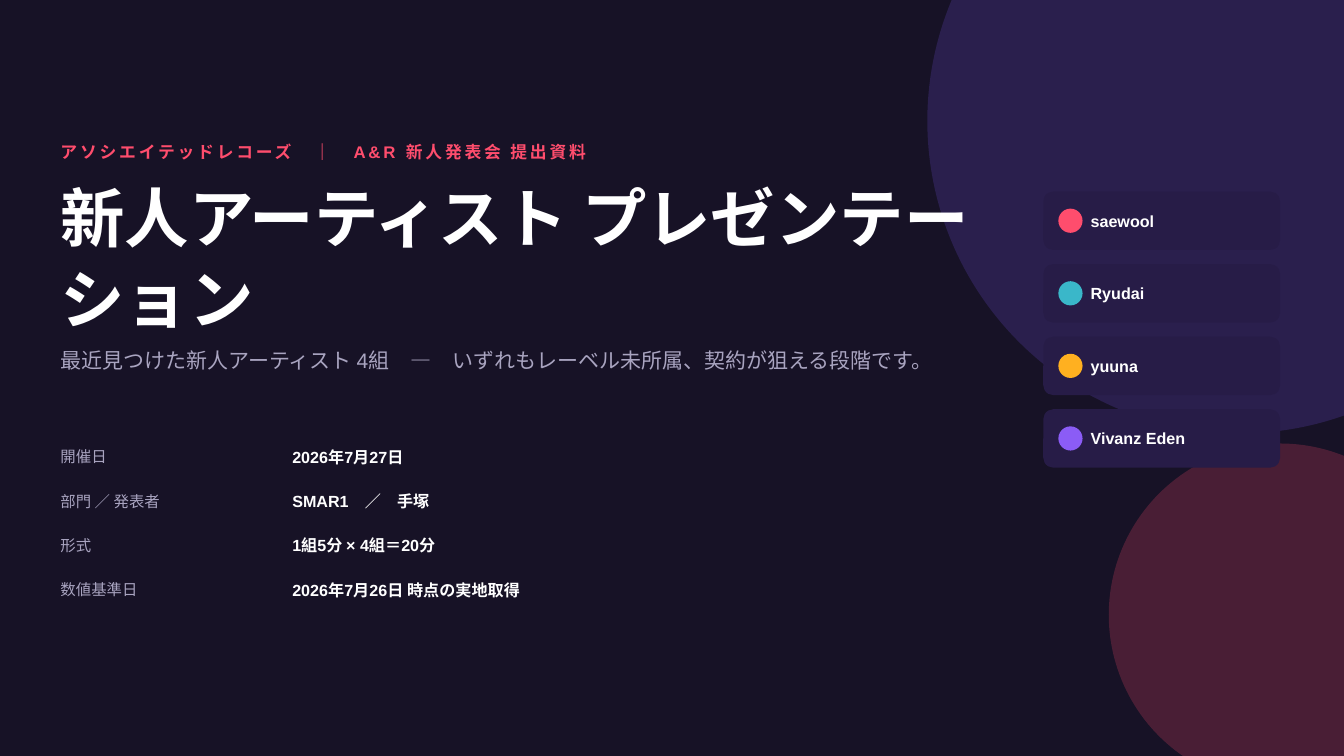
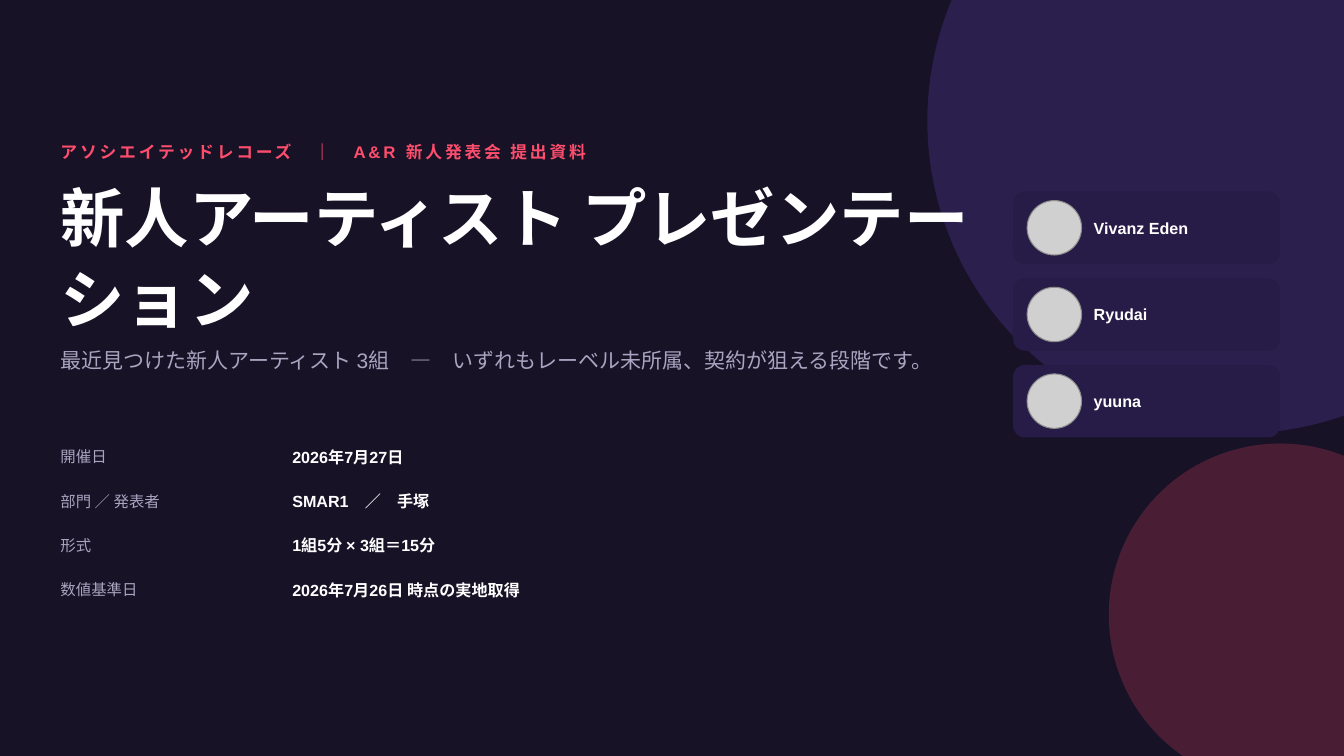
Before and after one commit to eiken0216/claude, a slide deck: slide 1 of presentations/2026-07-27-new-artist/新人プレゼン資料_2026-07-27.pptx. Drawn at 1344x756 pixels with LibreOffice and Linux fonts; fonts in the diff are those of the drawing; grey boxes stand for pictures. Boxes give left, top, right and bottom in pixels: in the first picture for what was removed or moved away, otherwise in the second. Text is boxed around its words. In the diff, an @@ line names an element or a change of style, - is before the commit and + after.

```diff
--- a/presentations/2026-07-27-new-artist/新人プレゼン資料_2026-07-27.pptx
+++ b/presentations/2026-07-27-new-artist/新人プレゼン資料_2026-07-27.pptx
@@ rounded rectangle: place and size @@
-rounded rectangle at box(1044, 192, 1280, 250)
+rounded rectangle at box(1013, 192, 1280, 264)
@@ picture added at box(1027, 201, 1082, 255) @@
@@ ellipse removed at box(1059, 209, 1083, 233) @@
@@ text "Vivanz Eden": place and size @@
-text "Vivanz Eden" at box(1091, 432, 1185, 444)
+text "Vivanz Eden" at box(1094, 222, 1188, 234)
@@ text removed at box(1091, 215, 1155, 227) @@
-saewool
@@ rounded rectangle: place and size @@
-rounded rectangle at box(1044, 264, 1280, 323)
+rounded rectangle at box(1013, 278, 1280, 351)
@@ picture added at box(1027, 287, 1082, 342) @@
@@ ellipse removed at box(1059, 281, 1083, 306) @@
@@ text "Ryudai": place and size @@
-text "Ryudai" at box(1091, 287, 1145, 303)
+text "Ryudai" at box(1094, 308, 1148, 324)
@@ text at box(60, 350, 932, 370): text changed @@
-最近見つけた新人アーティスト 4組 — いずれもレーベル未所属、契約が狙える段階です。
+最近見つけた新人アーティスト 3組 — いずれもレーベル未所属、契約が狙える段階です。
@@ ellipse removed at box(1059, 354, 1083, 378) @@
@@ proportions changed in 3 elements at box(1013, 192, 1280, 264), box(1013, 278, 1280, 351), box(1013, 365, 1280, 438) @@
@@ rounded rectangle: place and size @@
-rounded rectangle at box(1044, 337, 1280, 395)
+rounded rectangle at box(1013, 365, 1280, 438)
@@ picture added at box(1027, 374, 1082, 429) @@
@@ text "yuuna": place and size @@
-text "yuuna" at box(1091, 363, 1138, 376)
+text "yuuna" at box(1094, 398, 1141, 411)
@@ rounded rectangle removed at box(1044, 409, 1280, 468) @@
@@ ellipse removed at box(1059, 426, 1083, 451) @@
@@ text at box(292, 538, 435, 553): text changed @@
-1組5分 × 4組＝20分
+1組5分 × 3組＝15分
```
Also in this commit, not shown: 8 other slides changed, 4 slides removed, 29 other files.
